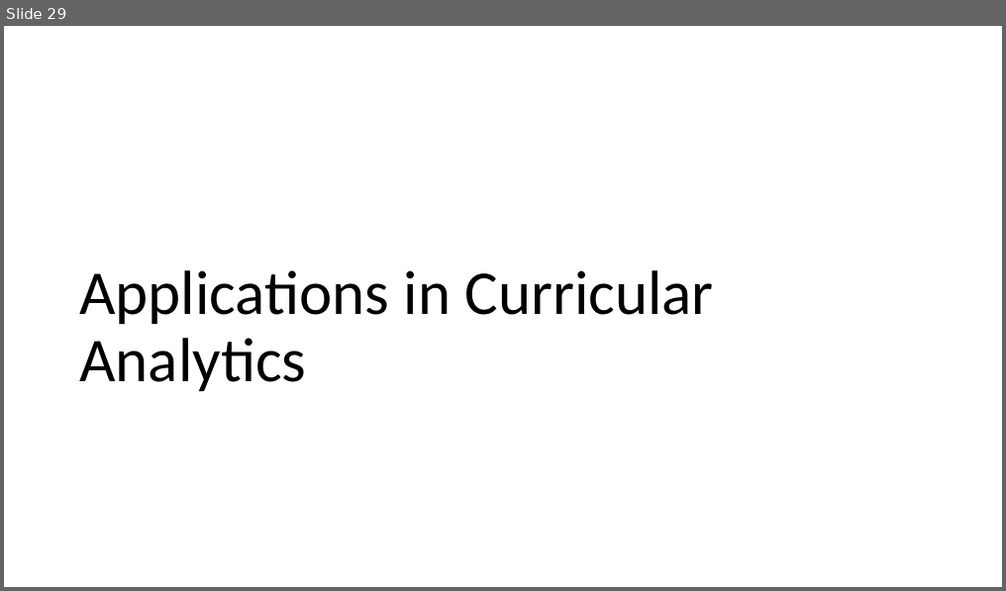
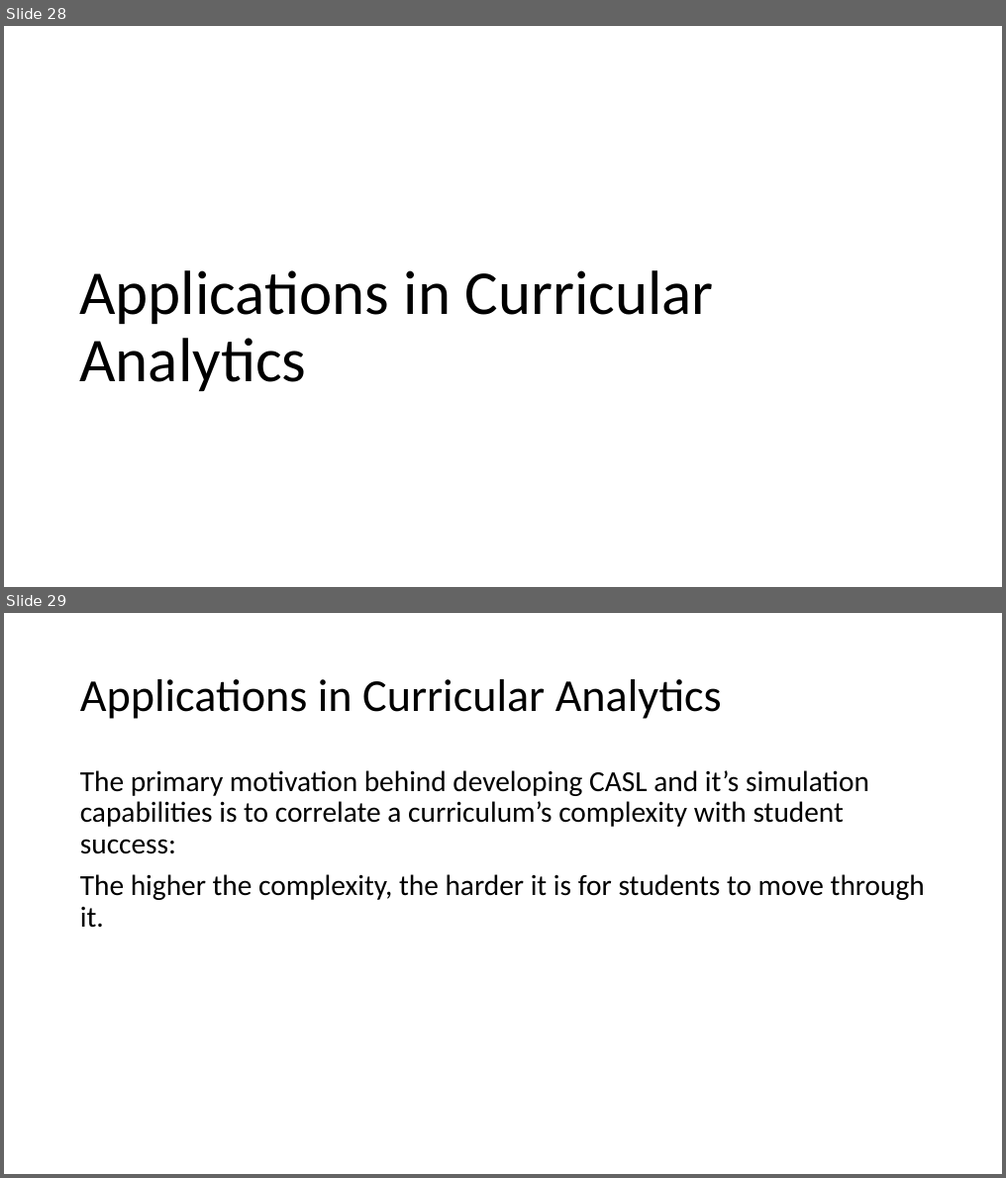
Before and after one commit to M-S-H/thesis, a slide deck: Defense.pptx. Shown one above the other, each under a label of ours: slide 29 before the commit, slides 28 and 29 after it. The pictures are 1006x591 and 1006x1178 pixels, drawn with LibreOffice and Linux fonts; fonts in the diff are those of the drawing. Boxes give left, top, right and bottom in pixels: in the first picture for what was removed or moved away, otherwise in the second. Text is boxed around its words. In the diff, an @@ line names an element or a change of style, - is before the commit and + after.

```diff
--- a/Defense.pptx
+++ b/Defense.pptx
@@ slide 29 added at bbox=[4, 613, 1002, 1174], background #FFFFFF @@
@@ title added at bbox=[80, 679, 722, 719], 44 pt, text #000000 @@
+Applications in Curricular Analytics
@@ text added at bbox=[80, 770, 925, 928], 28 pt, text #000000 @@
+The primary motivation behind developing CASL and it’s simulation capabilities is to correlate a curriculum’s complexity with student success:
+The higher the complexity, the harder it is for students to move through it.
@@ what was slide 29 is now slide 28 @@
```
Also in this commit, not shown: 1 slide changed, 20 other slides added, 1 slide removed, 6 other files.
